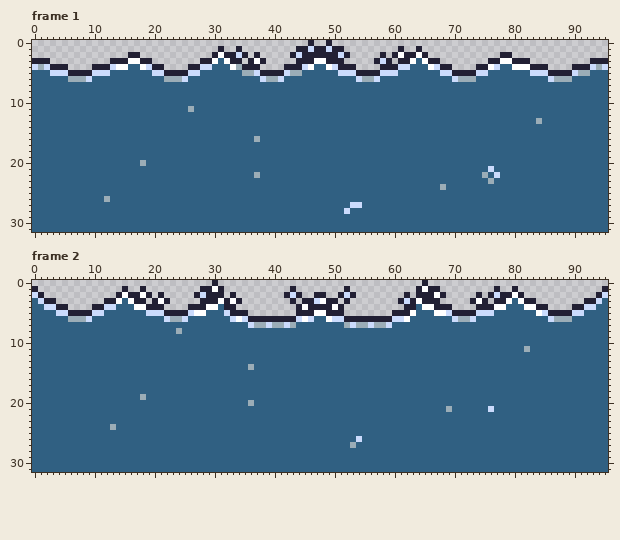
Two versions of one pixel-art file, resources/sprites/original/maps/separate/water.ase. That is the earlier state.
96x32 pixels, 12 frames. Shown: frame 1, frame 2. The commit also changed other frames, which this record leaves out.
Once edited:
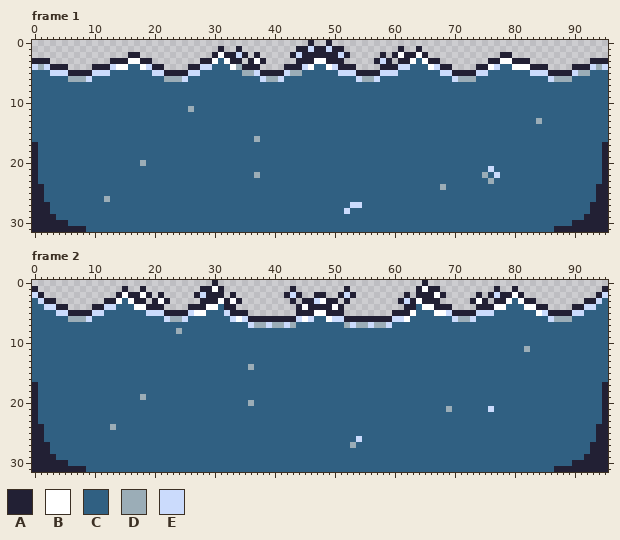
Palette (. is transparent): A #222034  B #ffffff  C #306082  D #9badb7  E #cbdbfc
Changes in this commit:
layer "Layer 2" now shown
Changed rows in their new state; - is an unchanged pixel.
Frame 1, layer "Layer 2":
first column x 0:
17 A----------------------------------------------------------------------------------------------A
18 A----------------------------------------------------------------------------------------------A
19 A----------------------------------------------------------------------------------------------A
20 A----------------------------------------------------------------------------------------------A
21 A----------------------------------------------------------------------------------------------A
22 A----------------------------------------------------------------------------------------------A
23 A----------------------------------------------------------------------------------------------A
24 AA--------------------------------------------------------------------------------------------AA
25 AA--------------------------------------------------------------------------------------------AA
26 AA--------------------------------------------------------------------------------------------AA
27 AAA------------------------------------------------------------------------------------------AAA
28 AAA------------------------------------------------------------------------------------------AAA
29 AAAA----------------------------------------------------------------------------------------AAAA
30 AAAAAA------------------------------------------------------------------------------------AAAAAA
31 AAAAAAAAA------------------------------------------------------------------------------AAAAAAAAA
Frame 2, layer "Layer 2": the same change as frame 1
